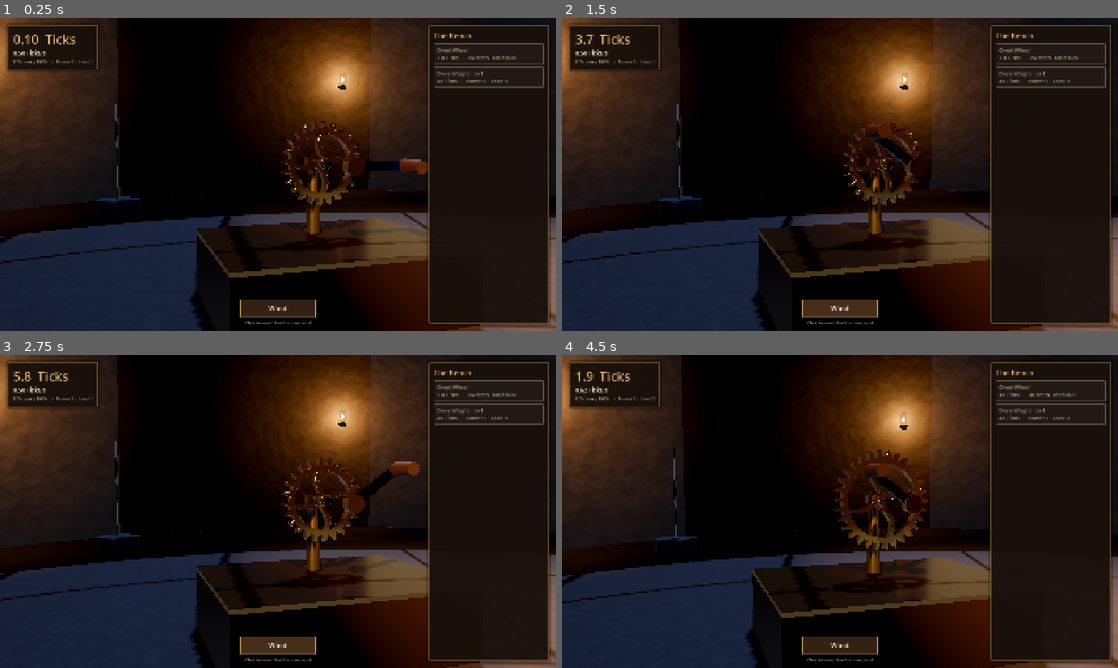
Above: before the commit, frames 1-4 (two rows, left to right).
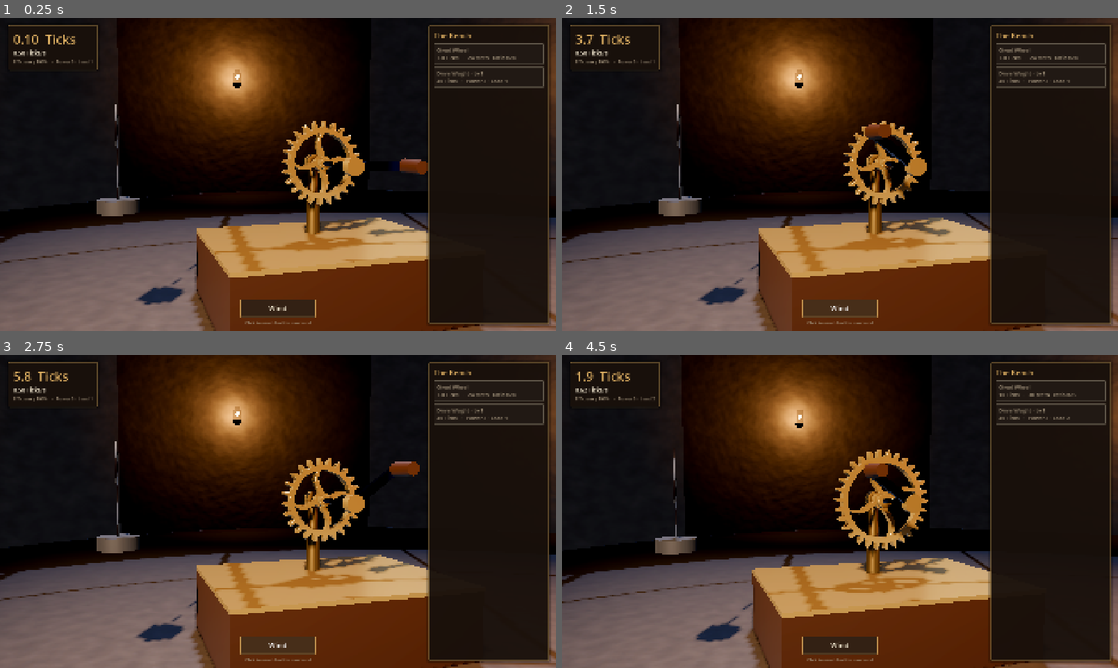
Above: after the commit, the same moments.

Repository: utrazin/claude-game
Game: Godot game, scene res://src/world/tower.tscn
Two runs of this game, one before a commit and one after it. Both use one fixed random seed, a clock stepped at 60 frames per second and the inputs below.
Inputs (mouse positions are in pixels of both pictures, inside the frame that each line leads up to):
- Up to frame 1 (0.25 s): no input
- Up to frame 2 (1.5 s): click "Wind" at 0.5 s; click "Wind" at 1.25 s
- Up to frame 3 (2.75 s): click "Wind" at 2 s
- Up to frame 4 (4.5 s): tap Enter at 2.75, 3.5 s; move the mouse to (962, 495) at 2.77 s; click (962, 495) at 2.92 s; drag from (728, 527) to (812, 574) at 3.52 s; click "Great Wheel 7.8 Ticks · 24 te…" at 4.25 s

The runs differ from the first frame. In frame 1, 55% of the frame differs, in the area x 0-100%, y 0-100%; in frame 2, 54%; in frame 3, 54%; in frame 4, 54%.

Commit message:
feat: complicações visíveis (mostrador, Lua, Mercúrio), céu desperta com o progresso, look-dev do latão
Co-Authored-By: Claude Opus 5.5 <noreply@anthropic.com>
Claude-Session: https://claude.ai/code/session_01JC2BVqEk32VJpHzPPiBupi

Diff:
--- /dev/null
+++ b/game/src/world/complications.gd
@@ -0,0 +1,142 @@
+class_name Complications
+extends Node3D
+## Visual side of the complications: hour dial, the Moon and Mercury on an orrery post.
+## Each appears with a rise animation when built; the sky wakes up accordingly.
+
+var eco: Economy
+var mech: Mechanism
+var dial: Node3D
+var hand_min: Node3D
+var hand_hour: Node3D
+var orrery: Node3D
+var bodies := {}             ## id -> {arm: Node3D, speed: float}
+
+
+func setup(e: Economy, m: Mechanism) -> void:
+	eco = e; mech = m
+	_build_dial(); _build_orrery()
+	eco.purchased.connect(_on_purchase)
+	_sync(true)
+
+
+func _on_purchase(kind: String, id: String) -> void:
+	if kind == "build" or kind == "load":
+		_sync(false)
+
+
+func _sync(instant: bool) -> void:
+	_reveal(dial, eco.comps.get("hour_dial", 0) > 0, instant)
+	_reveal(orrery, eco.comps.get("moon", 0) > 0, instant)
+	for id in bodies:
+		_reveal(bodies[id].arm, eco.comps.get(id, 0) > 0, instant)
+
+
+func _reveal(n: Node3D, on: bool, instant: bool) -> void:
+	if on == n.visible:
+		return
+	n.visible = on
+	if on and not instant:
+		n.scale = Vector3.ONE * 0.01
+		create_tween().set_trans(Tween.TRANS_ELASTIC).set_ease(Tween.EASE_OUT).tween_property(n, "scale", Vector3.ONE, 1.6)
+	else:
+		n.scale = Vector3.ONE
+
+
+func _cyl(r_top: float, r_bot: float, h: float, mat: Material, seg := 48) -> MeshInstance3D:
+	var mi := MeshInstance3D.new(); var c := CylinderMesh.new()
+	c.top_radius = r_top; c.bottom_radius = r_bot; c.height = h; c.radial_segments = seg
+	mi.mesh = c; mi.material_override = mat
+	return mi
+
+
+func _build_dial() -> void:
+	dial = Node3D.new(); dial.name = "HourDial"; add_child(dial)
+	var face := _cyl(0.42, 0.42, 0.03, Mats.enamel(), 96); face.rotation.x = PI / 2; dial.add_child(face)
+	var ring := MeshInstance3D.new(); var t := TorusMesh.new(); t.inner_radius = 0.41; t.outer_radius = 0.48; t.rings = 96; t.ring_segments = 16
+	ring.mesh = t; ring.rotation.x = PI / 2; ring.material_override = Mats.brass(); dial.add_child(ring)
+	for k in 60:
+		var major := k % 5 == 0
+		var mk := MeshInstance3D.new(); var b := BoxMesh.new()
+		b.size = Vector3(0.012 if not major else 0.022, 0.03 if not major else 0.075, 0.006)
+		mk.mesh = b; mk.material_override = Mats.blued_steel() if major else Mats.lead()
+		var a := TAU * k / 60.0
+		var rr := 0.37 if not major else 0.345
+		mk.position = Vector3(sin(a) * rr, cos(a) * rr, 0.02); mk.rotation.z = -a; dial.add_child(mk)
+	hand_hour = _hand(0.22, 0.03); hand_hour.position.z = 0.03; dial.add_child(hand_hour)
+	hand_min = _hand(0.34, 0.02); hand_min.position.z = 0.04; dial.add_child(hand_min)
+	var boss := _cyl(0.03, 0.03, 0.04, Mats.brass(), 32); boss.rotation.x = PI / 2; boss.position.z = 0.05; dial.add_child(boss)
+	var post := _cyl(0.035, 0.05, 1.0, Mats.brass_aged(), 32); post.name = "Post"; post.position.z = -0.08; dial.add_child(post)
+
+
+func _hand(length: float, width: float) -> Node3D:
+	var n := Node3D.new()
+	var mi := MeshInstance3D.new(); var b := BoxMesh.new(); b.size = Vector3(width, length, 0.006)
+	mi.mesh = b; mi.position.y = length * 0.42; mi.material_override = Mats.blued_steel(); n.add_child(mi)
+	var tip := MeshInstance3D.new(); var p := PrismMesh.new(); p.size = Vector3(width * 2.0, width * 2.5, 0.006)
+	tip.mesh = p; tip.position.y = length * 0.92; tip.material_override = Mats.blued_steel(); n.add_child(tip)
+	return n
+
+
+func _build_orrery() -> void:
+	orrery = Node3D.new(); orrery.name = "Orrery"; add_child(orrery)
+	var post := _cyl(0.04, 0.08, 1.6, Mats.brass_aged(), 40); post.position.y = 0.8; orrery.add_child(post)
+	var cap := MeshInstance3D.new(); var s := SphereMesh.new(); s.radius = 0.07; s.height = 0.14
+	cap.mesh = s; cap.position.y = 1.62; cap.material_override = Mats.brass(); orrery.add_child(cap)
+	_body("moon", 1.5, 0.22, _silver(), 1.25, 0.09)
+	_body("mercury", 0.9, 0.13, _amber(), 1.45, 0.23)
+
+
+func _silver() -> StandardMaterial3D:
+	var m := StandardMaterial3D.new(); m.albedo_color = Color(0.82, 0.83, 0.86); m.metallic = 1.0; m.roughness = 0.35
+	return m
+
+
+func _amber() -> StandardMaterial3D:
+	var m := StandardMaterial3D.new(); m.albedo_color = Color(0.85, 0.45, 0.12); m.roughness = 0.15
+	m.subsurf_scatter_enabled = true; m.subsurf_scatter_strength = 0.6; m.clearcoat_enabled = true
+	return m
+
+
+func _body(id: String, radius: float, size: float, mat: Material, height: float, speed: float) -> void:
+	var arm := Node3D.new(); arm.name = id; arm.position.y = height; orrery.add_child(arm)
+	var rod := MeshInstance3D.new(); var b := CylinderMesh.new(); b.top_radius = 0.008; b.bottom_radius = 0.008; b.height = radius
+	rod.mesh = b; rod.rotation.z = PI / 2; rod.position.x = radius * 0.5; rod.material_override = Mats.brass(); arm.add_child(rod)
+	var drop := _cyl(0.008, 0.008, 0.18, Mats.brass(), 16); drop.position = Vector3(radius, 0.09, 0); arm.add_child(drop)
+	var ball := MeshInstance3D.new(); var sm := SphereMesh.new(); sm.radius = size; sm.height = size * 2; sm.radial_segments = 64; sm.rings = 32
+	ball.mesh = sm; ball.position = Vector3(radius, 0.18 + size, 0); ball.material_override = mat; arm.add_child(ball)
+	var collar := MeshInstance3D.new(); var tm := TorusMesh.new(); tm.inner_radius = size * 1.02; tm.outer_radius = size * 1.12; tm.rings = 64
+	collar.mesh = tm; collar.position = ball.position; collar.rotation.x = 0.3; collar.material_override = Mats.brass(); arm.add_child(collar)
+	bodies[id] = {"arm": arm, "speed": speed}
+
+
+func _process(delta: float) -> void:
+	if mech == null or mech.arbors.is_empty():
+		return
+	# place the dial above the right end of the train, the orrery behind the great wheel
+	var right := mech.train_extent()
+	dial.position = mech.position + Vector3(right - 0.1, mech.axle_height + 0.95, 0.35)
+	var post := dial.get_node("Post") as MeshInstance3D
+	var ph := dial.position.y - mech.position.y
+	post.scale.y = ph; post.position.y = -ph * 0.5
+	orrery.position = mech.position + Vector3(right * 0.35, mech.axle_height + 0.25, -0.45)
+	# the centre wheel turns once per "hour": minute hand follows arbor 1, hour hand 1/12
+	if mech.spins.size() > 1 and eco.levels[1] > 0:
+		var a := -mech.spins[1].rotation.z
+		hand_min.rotation.z = a
+		hand_hour.rotation.z = a / 12.0
+	else:
+		hand_min.rotation.z -= delta * 0.05; hand_hour.rotation.z -= delta * 0.004
+	var rate := clampf(log(1.0 + eco.beat_rate()) / 12.0, 0.05, 1.0)
+	for id in bodies:
+		var b: Dictionary = bodies[id]
+		(b.arm as Node3D).rotation.y += delta * b.speed * rate
+
+
+## 0..1 how much of the firmament is awake (drives the sky shader).
+func awake() -> float:
+	var a := 0.06
+	if eco.comps.get("hour_dial", 0) > 0: a += 0.06
+	if eco.comps.get("moon", 0) > 0: a += 0.12
+	if eco.comps.get("mercury", 0) > 0: a += 0.12
+	a += 0.64 * clampf(float(eco.stars) / float(eco.bal.stars.constellation_size), 0.0, 1.0)
+	return clampf(a, 0.0, 1.0)
--- a/game/src/world/materials.gd
+++ b/game/src/world/materials.gd
@@ -8,7 +8,7 @@
 	return _mat("brass", func():
 		var m := StandardMaterial3D.new()
 		m.albedo_color = Color(0.86, 0.70, 0.40)
-		m.metallic = 1.0; m.roughness = 0.24
+		m.metallic = 0.82; m.roughness = 0.3
 		m.anisotropy_enabled = true; m.anisotropy = 0.35
 		return m)
 
--- a/game/src/world/room.gd
+++ b/game/src/world/room.gd
@@ -21,7 +21,7 @@
 	var glass_m := StandardMaterial3D.new(); glass_m.transparency = BaseMaterial3D.TRANSPARENCY_ALPHA
 	glass_m.albedo_color = Color(1.0, 0.85, 0.65, 0.25); glass_m.roughness = 0.05
 	for k in 6:
-		var a := TAU * (k + 0.5) / 6.0 + 0.3
+		var a := TAU * (k + 0.5) / 6.0 + 0.05 * k + 0.85
 		var s := Node3D.new(); s.name = "Sconce%d" % k; add_child(s)
 		s.position = Vector3(cos(a) * (RADIUS - 0.25), 2.3, sin(a) * (RADIUS - 0.25))
 		var flame := MeshInstance3D.new(); var fs := SphereMesh.new(); fs.radius = 0.035; fs.height = 0.11
--- a/game/src/world/tower.gd
+++ b/game/src/world/tower.gd
@@ -8,6 +8,8 @@
 var crank: Node3D
 var weight: Node3D
 var room: Room
+var comps: Complications
+var _awake := 0.0
 var sky_mat: ShaderMaterial
 var _crank_spin := 0.0
 var _hold := 0.0
@@ -24,6 +26,7 @@
 	mech.layout_changed.connect(_fit_room)
 	mech.setup(eco)
 	cam.snap()
+	comps = Complications.new(); comps.name = "Complications"; add_child(comps); comps.setup(eco, mech)
 	_build_crank()
 	_build_weight()
 	var hud := preload("res://src/ui/hud.gd").new(); hud.name = "HUD"; add_child(hud)
@@ -54,7 +57,7 @@
 	# warm lamp light at bench height (key)
 	var key := SpotLight3D.new(); key.name = "LampKey"; add_child(key)
 	key.position = Vector3(-2.4, 2.6, 2.4); key.look_at_from_position(key.position, Vector3(0.6, 1.6, 0.0))
-	key.light_color = Color(1.0, 0.80, 0.58); key.light_energy = 9.0; key.spot_range = 9.0
+	key.light_color = Color(1.0, 0.80, 0.58); key.light_energy = 12.0; key.spot_range = 9.0
 	key.spot_angle = 38.0; key.spot_attenuation = 0.8; key.shadow_enabled = true; key.light_size = 0.15
 	# cool moonlight from the dome (rim)
 	var moon := DirectionalLight3D.new(); moon.name = "Moonlight"; add_child(moon)
@@ -72,6 +75,10 @@
 func _fit_room(b: AABB) -> void:
 	var wb := AABB(b.position + mech.position, b.size)
 	room.fit_plinth(wb.position.x - 0.45, wb.end.x + 0.45, mech.position.z + 0.05, mech.position.y)
+	var key := get_node("LampKey") as SpotLight3D
+	var c := wb.get_center()
+	key.position = c + Vector3(-2.6, 2.4, 3.0)
+	key.look_at(c + Vector3(0, 0.2, 0))
 	cam.frame(wb.merge(AABB(Vector3(wb.position.x - 0.6, 0.0, 0.0), Vector3(0.1, 0.1, 0.1))))
 
 
@@ -125,6 +132,9 @@
 	if crank:
 		crank.rotation.z -= spin
 		crank.position = mech.position + mech.arbors[0].position + Vector3(0, 0, 0.42)
+	if comps and sky_mat:
+		_awake = lerpf(_awake, comps.awake(), 1.0 - exp(-0.8 * delta))
+		sky_mat.set_shader_parameter("awake", _awake)
 	if weight:
 		var r0 := eco.teeth(0) * Mechanism.MODULE * 0.5
 		weight.position = mech.position + Vector3(-r0 - 0.95, mech.arbors[0].position.y * 0.55, 0.05)
Not shown, added: game/src/world/complications.gd.uid
